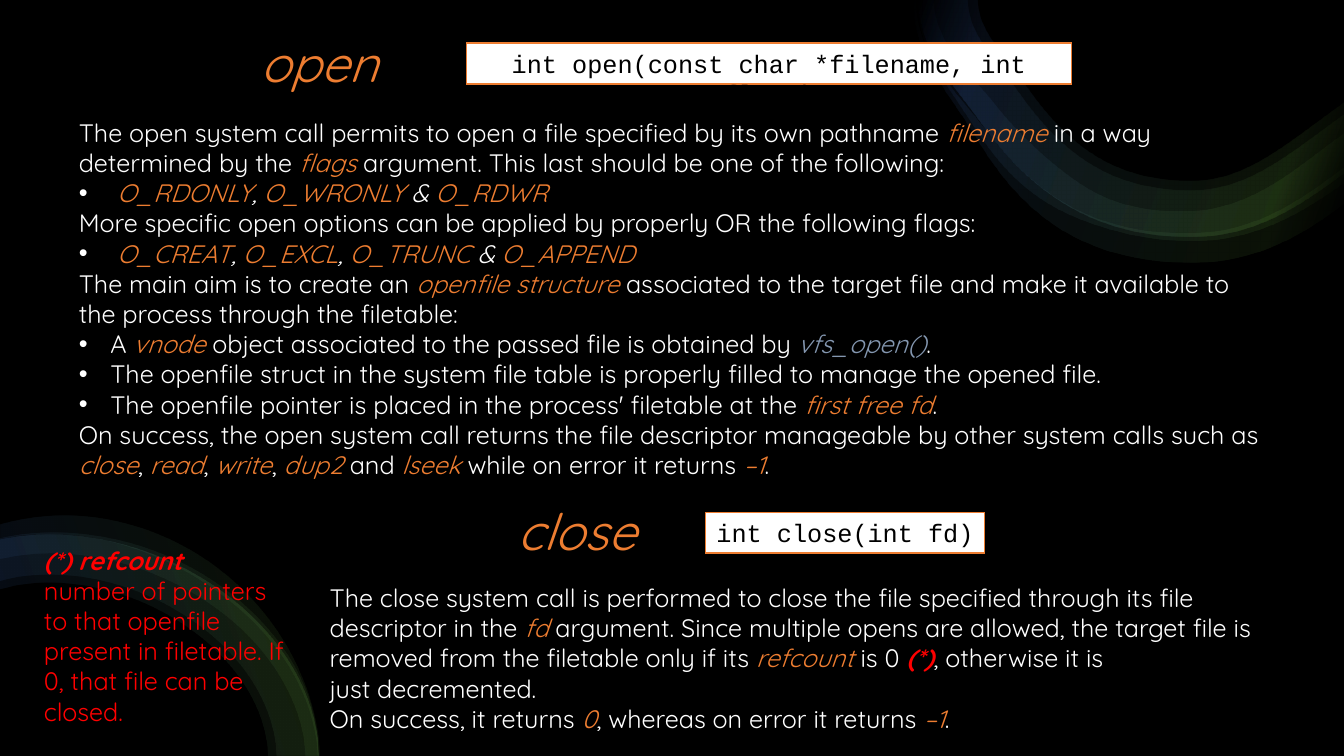
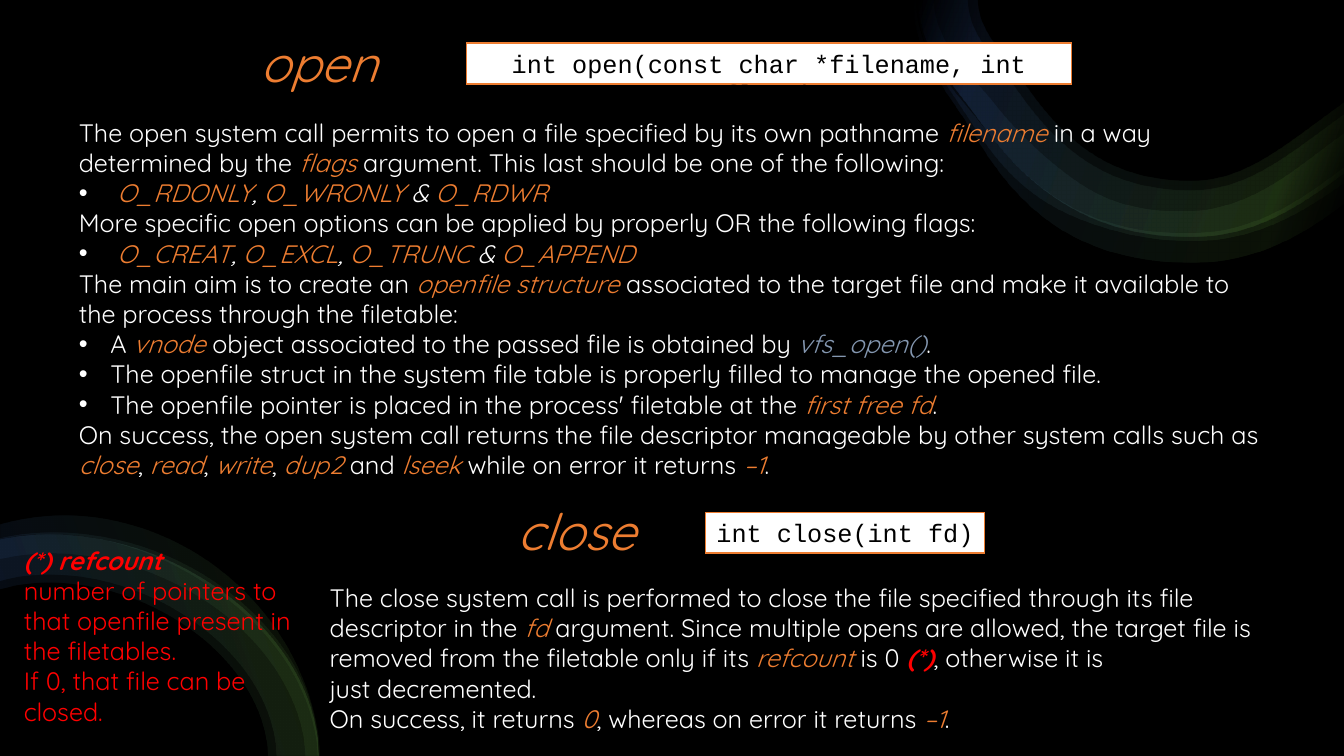
Before and after one commit to DavideAlta/OS161-shell, a slide deck: slide 13 of OS161-shell.pptx. Drawn at 1344x756 pixels with LibreOffice and Linux fonts; fonts in the diff are those of the drawing. Boxes give left, top, right and bottom in pixels: in the first picture for what was removed or moved away, otherwise in the second. Text is boxed around its words. In the diff, an @@ line names an element or a change of style, - is before the commit and + after.

```diff
--- a/OS161-shell.pptx
+++ b/OS161-shell.pptx
@@ text "(*) refcount": place and size @@
-text "(*) refcount" at [44, 551, 284, 722]
+text "(*) refcount" at [24, 551, 291, 722]
@@ text at [24, 573, 291, 722]: text changed @@
-number of pointers to that openfile present in filetable. If 0, that file can be closed.
+number of pointers to that openfile present in the filetables.
+If 0, that file can be closed.
```
Also in this commit, not shown: 3 other slides changed.
